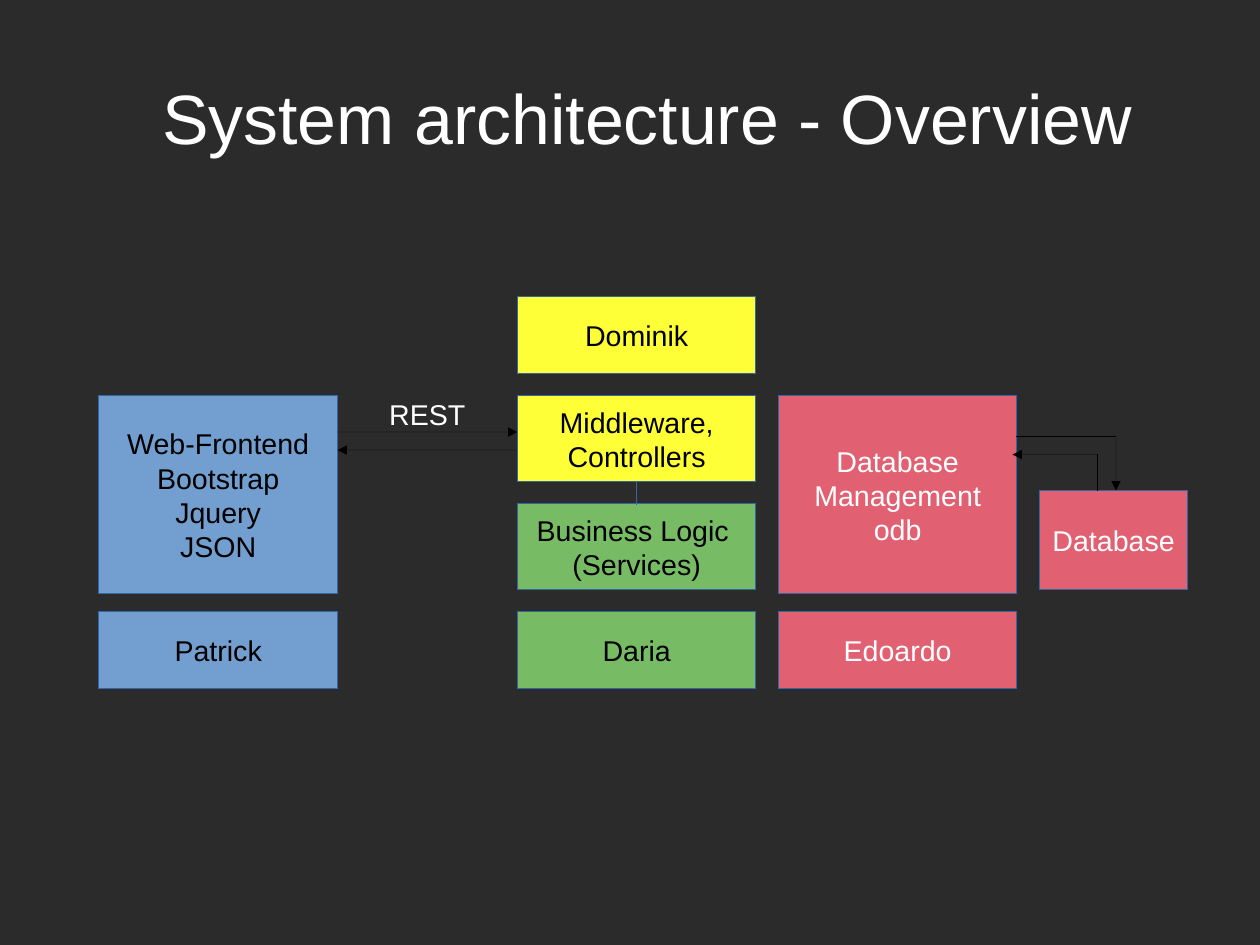
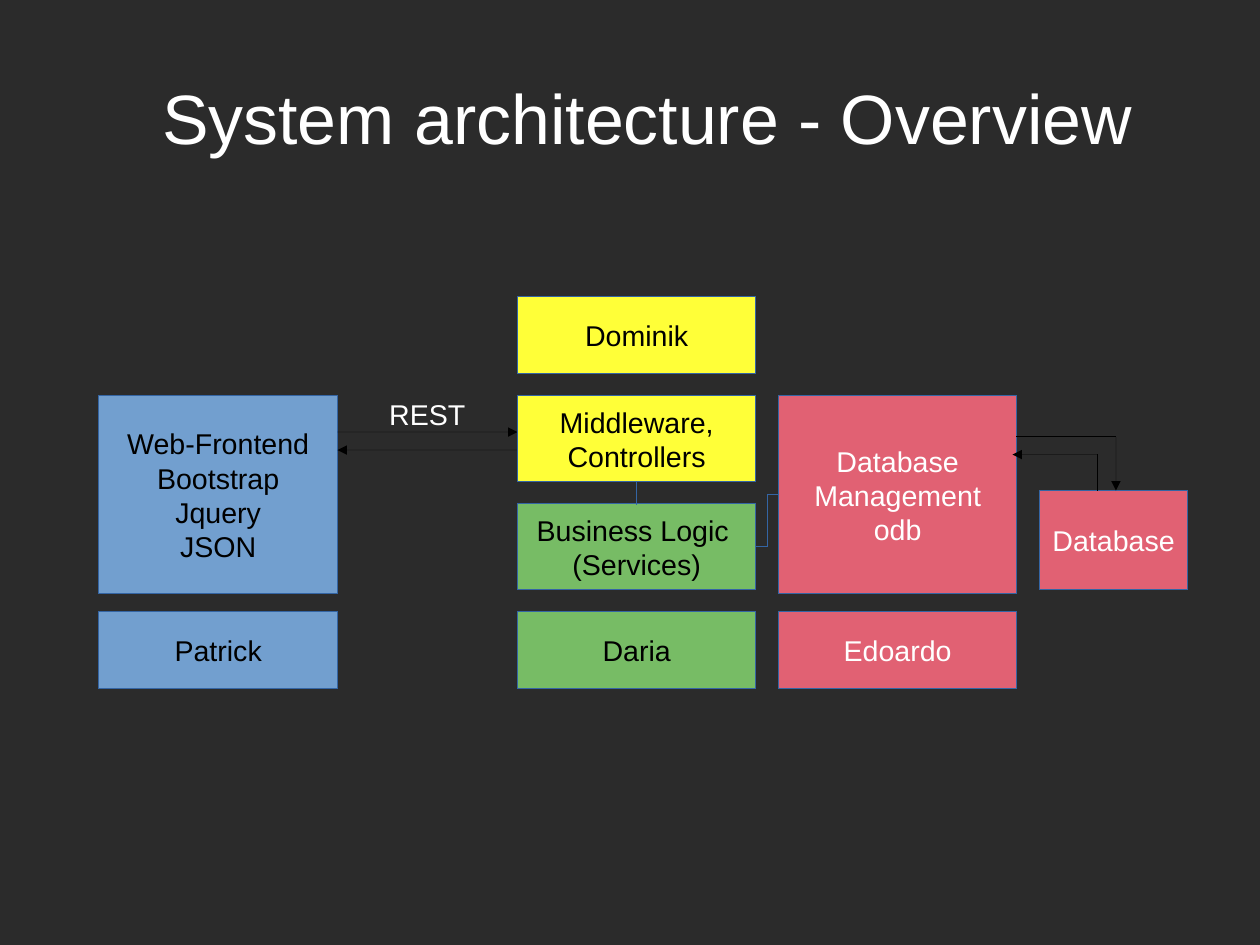
Before and after one commit to EdoardoLenzi9/Advanced-Programming-CPP-Dodo-Neko, a slide deck: slide 6 of Documentation/Milestone 2.odp. Drawn at 1260x945 pixels with LibreOffice and Linux fonts; fonts in the diff are those of the drawing; background and template pictures are left out; a plain dark background stands for a picture behind light text. Boxes give left, top, right and bottom in pixels: in the first picture for what was removed or moved away, otherwise in the second. Text is boxed around its words. In the diff, an @@ line names an element or a change of style, - is before the commit and + after.

Commit message:
fixed architecture figure as requested by the prof

```diff
--- a/Documentation/Milestone 2.odp
+++ b/Documentation/Milestone 2.odp
@@ elbow line added from (756, 547) to (779, 495), #3465A4 0 pt @@
```
